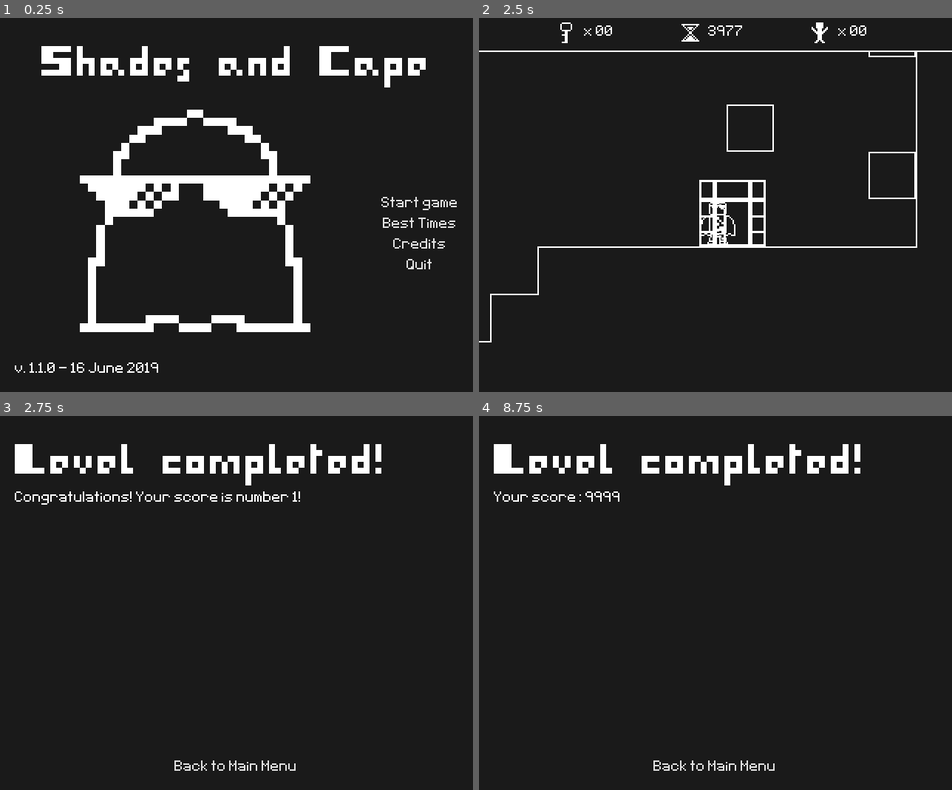
Above: before the commit, frames 1-4 (two rows, left to right).
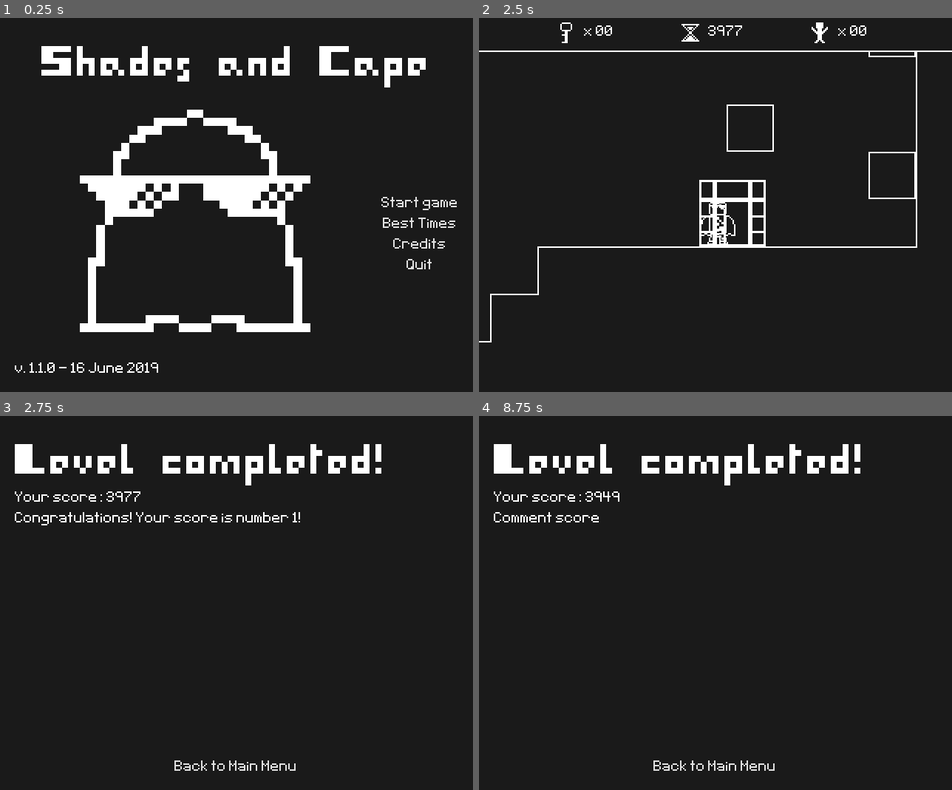
Above: after the commit, the same moments.

Repository: Kiel97/bialjam2019
Game: Godot game, scene res://Menu/MainMenu.tscn
Same seed, same stepped clock (60 frames per second), same inputs: the game is played once before the commit and once after it. Sound files missing from this copy of the repository are replaced by a short silence.
Inputs:
- Up to frame 1 (0.25 s): no input
- Up to frame 2 (2.5 s): click "Start game" at 0.5 s; hold Right (move_right) from 1.28 s (still down); tap Up (jump) at 1.52, 2.27 s
- Up to frame 3 (2.75 s): keep holding Right (move_right)
- Up to frame 4 (8.75 s): release Right (move_right) at 2.78 s; hold Left (move_left) 2.78-3.53 s; tap Enter at 3.5 s; hold Right (move_right) 3.53-4.25 s; tap Up (jump) at 3.77, 6.02, 6.77, 8.27 s; click "Back to Main Menu" at 4.25 s; click "Start game" at 5 s; hold Right (move_right) 5.78-6.53 s; hold Left (move_left) 6.53-7.28 s; hold Right (move_right) 7.28-8.03 s; hold Left (move_left) from 8.03 s (still down)

Frames 1-2 are identical in both runs. In frame 3, 1.0% of the frame differs, in the area x 3-64%, y 20-30%; in frame 4, 0.2%.
Error in both runs: Invalid get index '1' (on base: 'Array'). (res://HighscoreManager.gd:39)

Commit message:
Added displaying achieved score in another label

Diff:
--- a/Bialjam2019/Menu/LevelSummary.gd
+++ b/Bialjam2019/Menu/LevelSummary.gd
@@ -1,12 +1,14 @@
 extends CanvasLayer
 
+const YOUR_SCORE_MESSAGE : String = "Your score: %d"
 const IN_TOP_MESSAGE : String = "Congratulations! Your score is number %d!"
-const OUT_TOP_MESSAGE : String = "Sorry! Your score is out of best times."
+const OUT_TOP_MESSAGE : String = "Sorry! Your score is below top scores."
 
+onready var comment_label : Label = $PanelContainer/MarginContainer/VBoxContainer/Comment
 onready var score_label : Label = $PanelContainer/MarginContainer/VBoxContainer/Score
 
 func _ready() -> void:
-	update_score_label()
+	update_summary()
 
 func _on_Button_pressed() -> void:
 	$SelectSound.play()
@@ -17,12 +19,14 @@
 	if event.is_action_pressed("escape"):
 		go_to_main_menu()
 
-func update_score_label() -> void:
+func update_summary() -> void:
+	score_label.text = YOUR_SCORE_MESSAGE % [HighscoreManager.new_score]
+
 	var achieved_rank = HighscoreManager.insert_new_highscore()
 	if achieved_rank < HighscoreManager.SCORES_IN_TOP:
-		score_label.text = IN_TOP_MESSAGE % [achieved_rank + 1]
+		comment_label.text = IN_TOP_MESSAGE % [achieved_rank + 1]
 	else:
-		score_label.text = OUT_TOP_MESSAGE
+		comment_label.text = OUT_TOP_MESSAGE
 
 func go_to_main_menu() -> void:
 	get_tree().change_scene("res://Menu/MainMenu.tscn")
--- a/Bialjam2019/Menu/LevelSummary.tscn
+++ b/Bialjam2019/Menu/LevelSummary.tscn
@@ -41,8 +41,15 @@
 custom_fonts/font = ExtResource( 4 )
 text = "Your score: 9999"
 
+[node name="Comment" type="Label" parent="PanelContainer/MarginContainer/VBoxContainer"]
+margin_top = 58.0
+margin_right = 300.0
+margin_bottom = 68.0
+custom_fonts/font = ExtResource( 4 )
+text = "Comment score"
+
 [node name="Control" type="Control" parent="PanelContainer/MarginContainer/VBoxContainer"]
-margin_top = 58.0
+margin_top = 72.0
 margin_right = 300.0
 margin_bottom = 222.0
 size_flags_horizontal = 3
